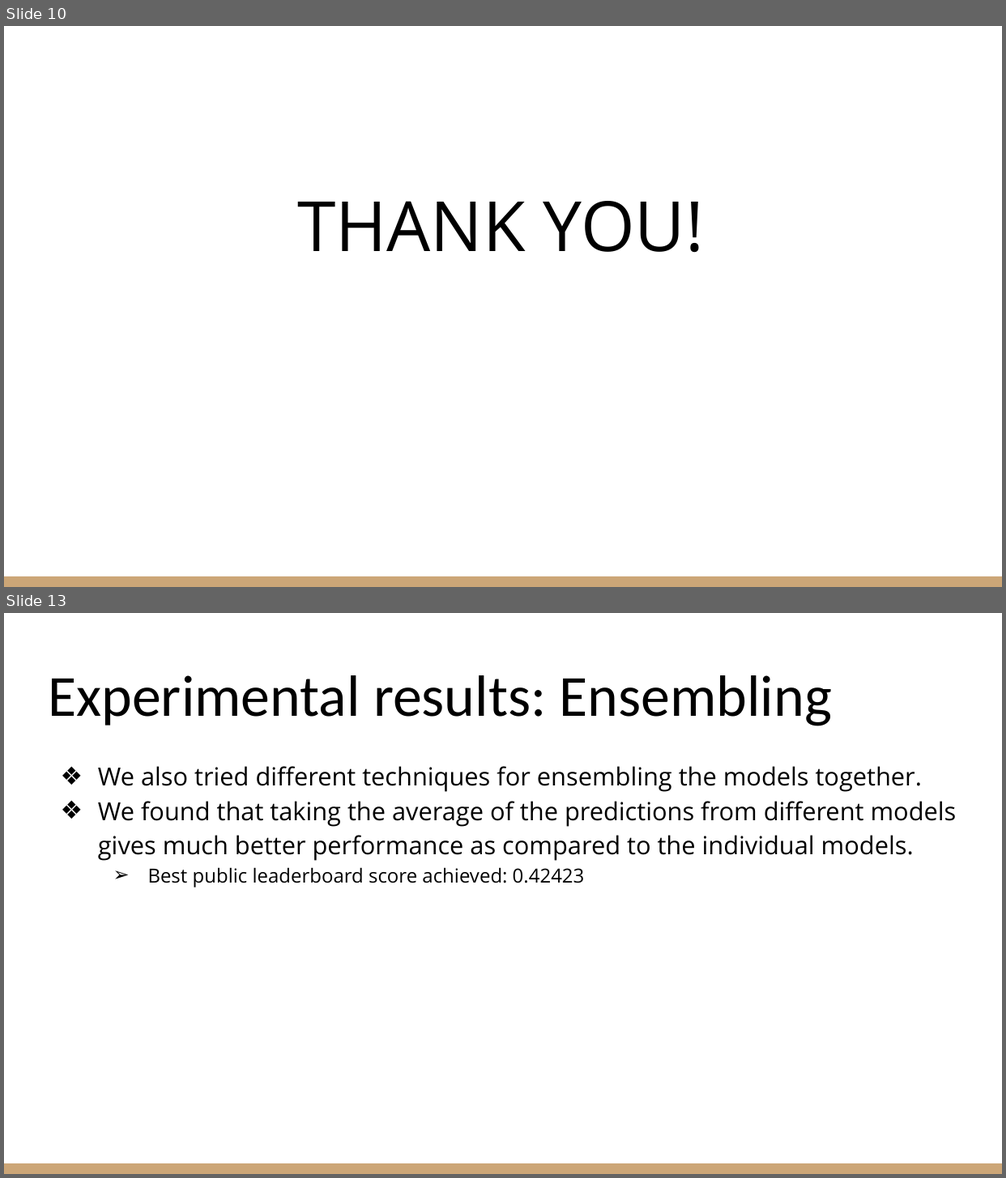
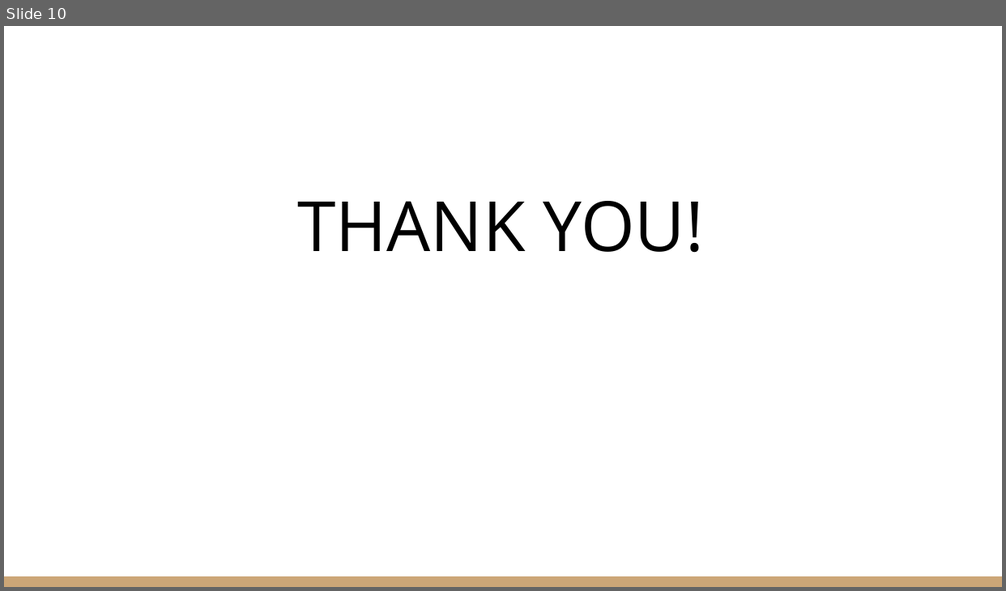
Before and after one commit to chahaksethi/Hotel-Recommendation, a slide deck: Hotel_Recommendation.pptx. Shown one above the other, each under a label of ours: slides 10 and 13 before the commit, slide 10 after it; the slides between them are not shown. The pictures are 1006x1178 and 1006x591 pixels, drawn with LibreOffice and Linux fonts; fonts in the diff are those of the drawing. Boxes give left, top, right and bottom in pixels: in the first picture for what was removed or moved away, otherwise in the second. Text is boxed around its words. In the diff, an @@ line names an element or a change of style, - is before the commit and + after.

```diff
--- a/Hotel_Recommendation.pptx
+++ b/Hotel_Recommendation.pptx
@@ slide 13 removed at <box>4,613,1002,1174</box>, background #FFFFFF; not listed: 1 template element that a slide beside it also shows @@
@@ title removed at <box>48,675,832,726</box> @@
-Experimental results: Ensembling
@@ text removed at <box>98,766,957,888</box> @@
-❖ We also tried different techniques for ensembling the models together.
-❖ We found that taking the average of the predictions from different models gives much better performance as compared to the individual models.
-  ➢ Best public leaderboard score achieved: 0.42423
```
Also in this commit, not shown: 2 slides changed, 2 other slides removed.
